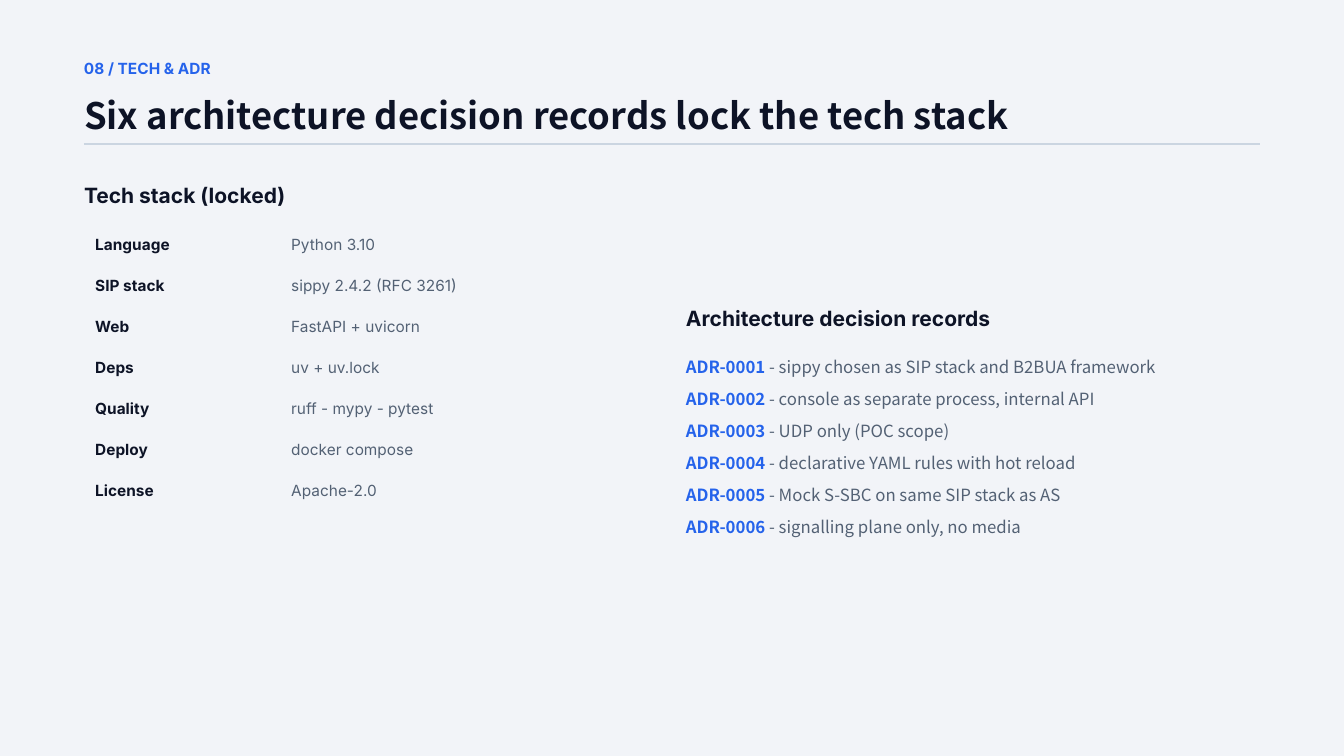
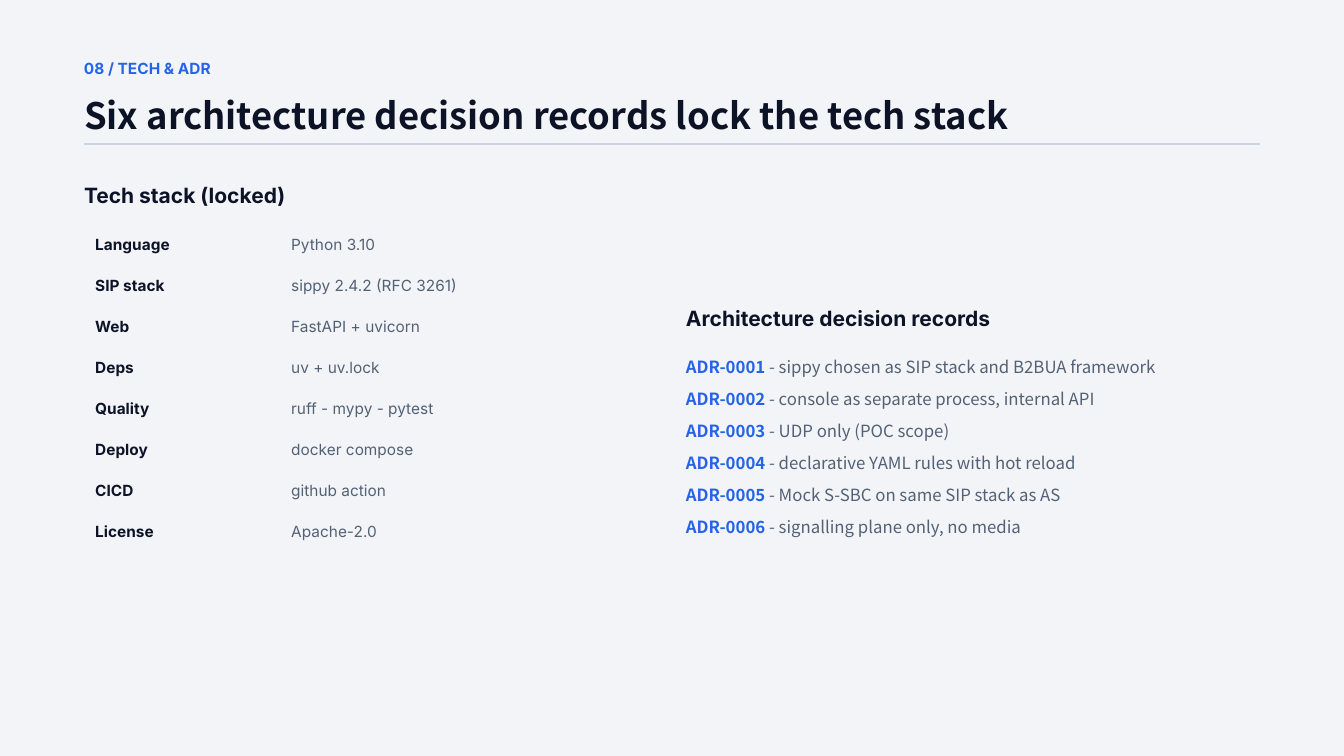
Before and after one commit to dolanshu/3rdparty_AS_POC, a slide deck: slide 9 of docs/3rdPartyAS_Poc_Introduction.pptx. Drawn at 1344x756 pixels with LibreOffice and Linux fonts; fonts in the diff are those of the drawing. Boxes give left, top, right and bottom in pixels: in the first picture for what was removed or moved away, otherwise in the second. Text is boxed around its words. In the diff, an @@ line names an element or a change of style, - is before the commit and + after.

```diff
--- a/docs/3rdPartyAS_Poc_Introduction.pptx
+++ b/docs/3rdPartyAS_Poc_Introduction.pptx
@@ table at [84, 224, 615, 551] @@
+row 7: CICD | github action
```
Also in this commit, not shown: 1 other slide changed, 4 other files.
